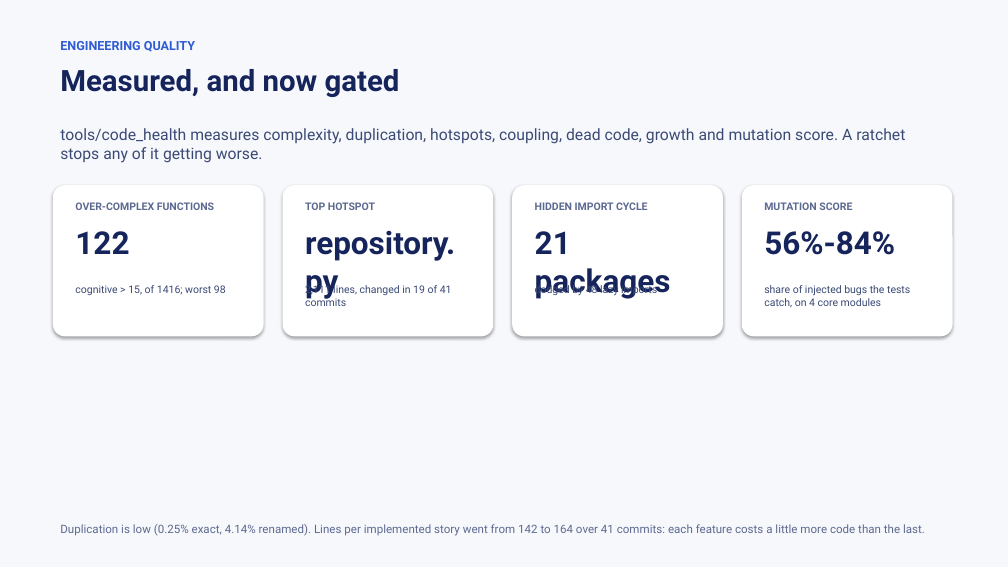
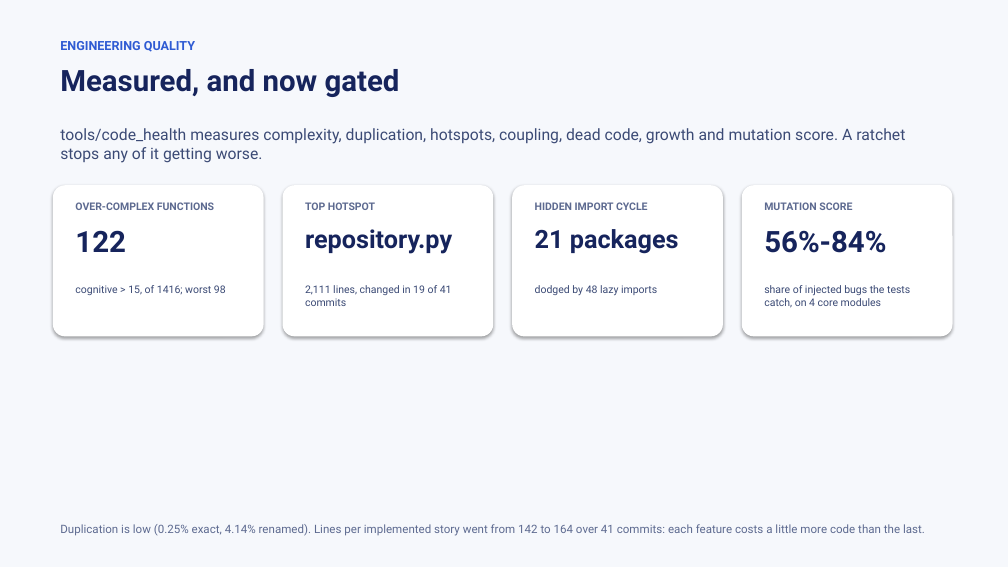
Before and after one commit to jayendukumar/agentify, a slide deck: slide 14 of demo-deck/axyntro-enterprise-readiness.pptx. Drawn at 1008x567 pixels with LibreOffice and Linux fonts; fonts in the diff are those of the drawing. Boxes give left, top, right and bottom in pixels: in the first picture for what was removed or moved away, otherwise in the second. Text is boxed around its words. In the diff, an @@ line names an element or a change of style, - is before the commit and + after.

```diff
--- a/demo-deck/axyntro-enterprise-readiness.pptx
+++ b/demo-deck/axyntro-enterprise-readiness.pptx
@@ text "122" at (x1=75, y1=230, x2=126, y2=252): size 30 to 28 pt @@
@@ text "repository.py" at (x1=305, y1=229, x2=452, y2=254): size 30 to 24 pt @@
@@ text "21 packages" at (x1=535, y1=229, x2=679, y2=254): size 30 to 24 pt @@
@@ text "56%-84%" at (x1=764, y1=230, x2=886, y2=253): size 30 to 28 pt @@
```
Also in this commit, not shown: 2 other slides changed, 2 other files.
